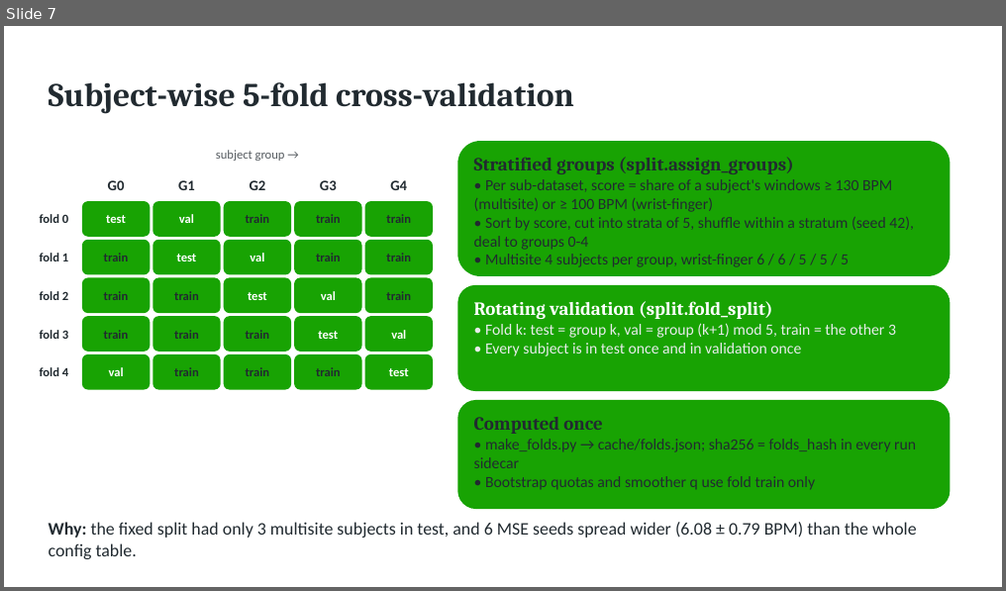
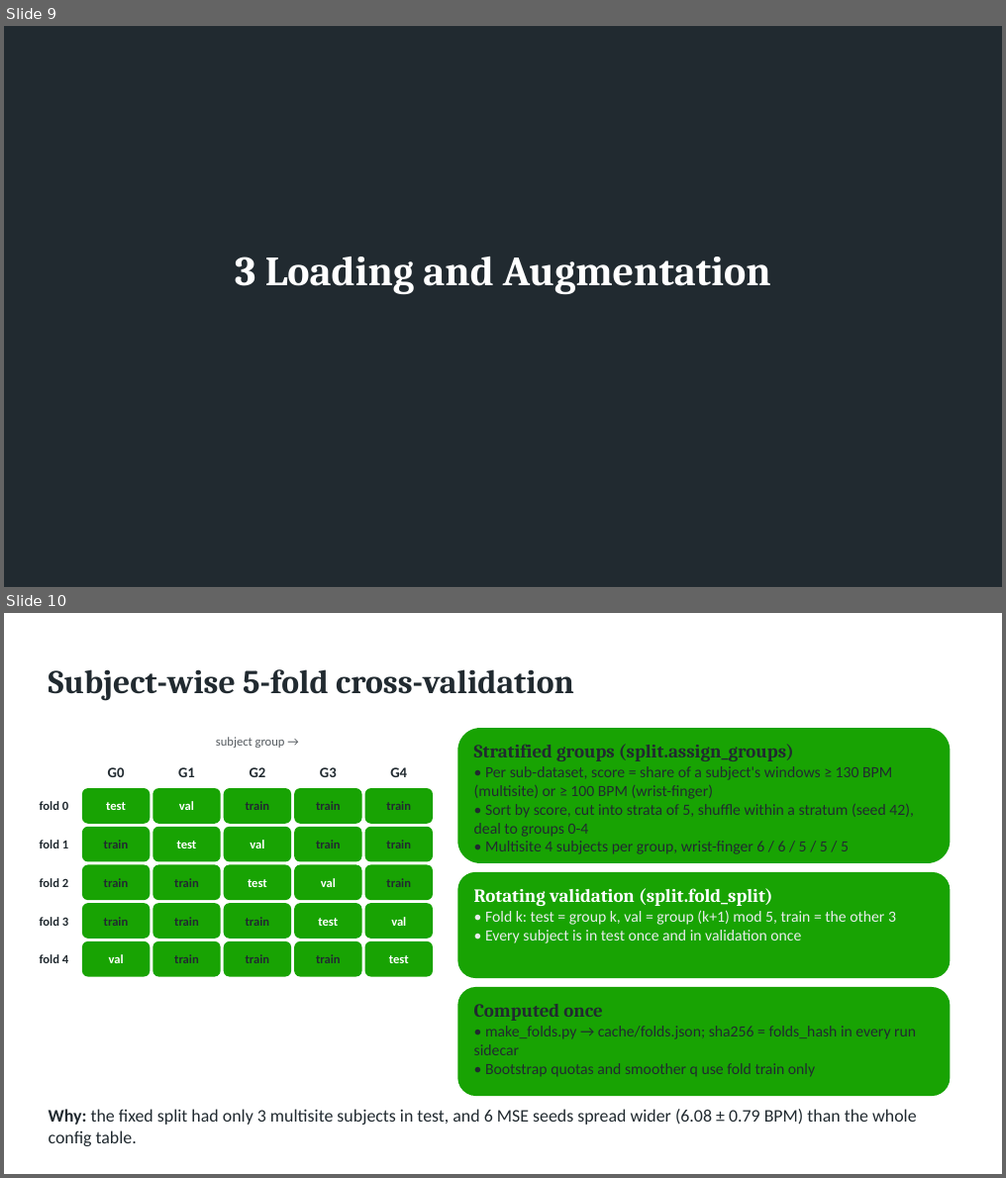
Before and after one commit to havedere/BSAA_HR, a slide deck: docs/hr_cnn_bilstm_results.odp. Shown one above the other, each under a label of ours: slide 7 before the commit, slides 9 and 10 after it. The pictures are 1006x591 and 1006x1178 pixels, drawn with LibreOffice and Linux fonts; fonts in the diff are those of the drawing. Boxes give left, top, right and bottom in pixels: in the first picture for what was removed or moved away, otherwise in the second. Text is boxed around its words. In the diff, an @@ line names an element or a change of style, - is before the commit and + after.

```diff
--- a/docs/hr_cnn_bilstm_results.odp
+++ b/docs/hr_cnn_bilstm_results.odp
@@ slide 9 added at bbox=[4, 26, 1002, 587], background #212A30 @@
@@ text added at bbox=[235, 257, 771, 295], 40 pt, text #FFFFFF, bold @@
+3 Loading and Augmentation
@@ what was slide 7 is now slide 10 @@
```
Also in this commit, not shown: 6 slides changed, 4 other slides added.
